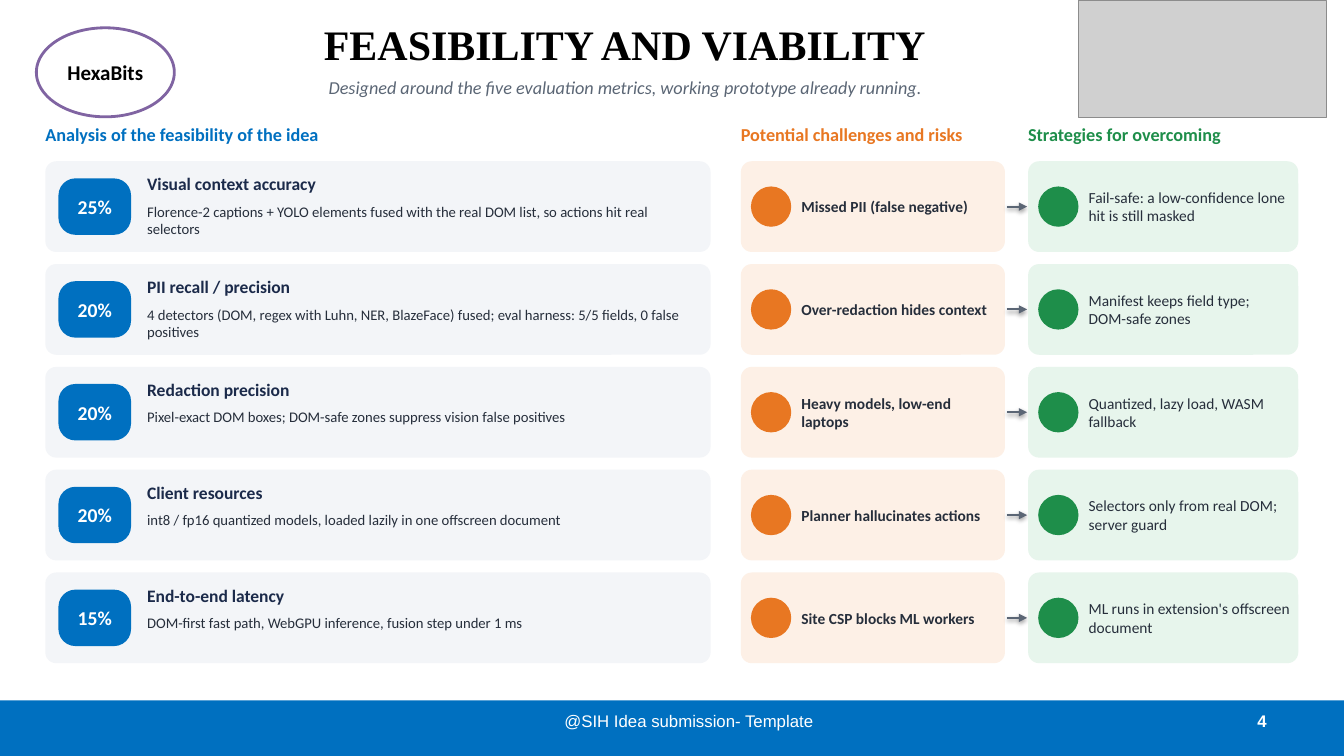
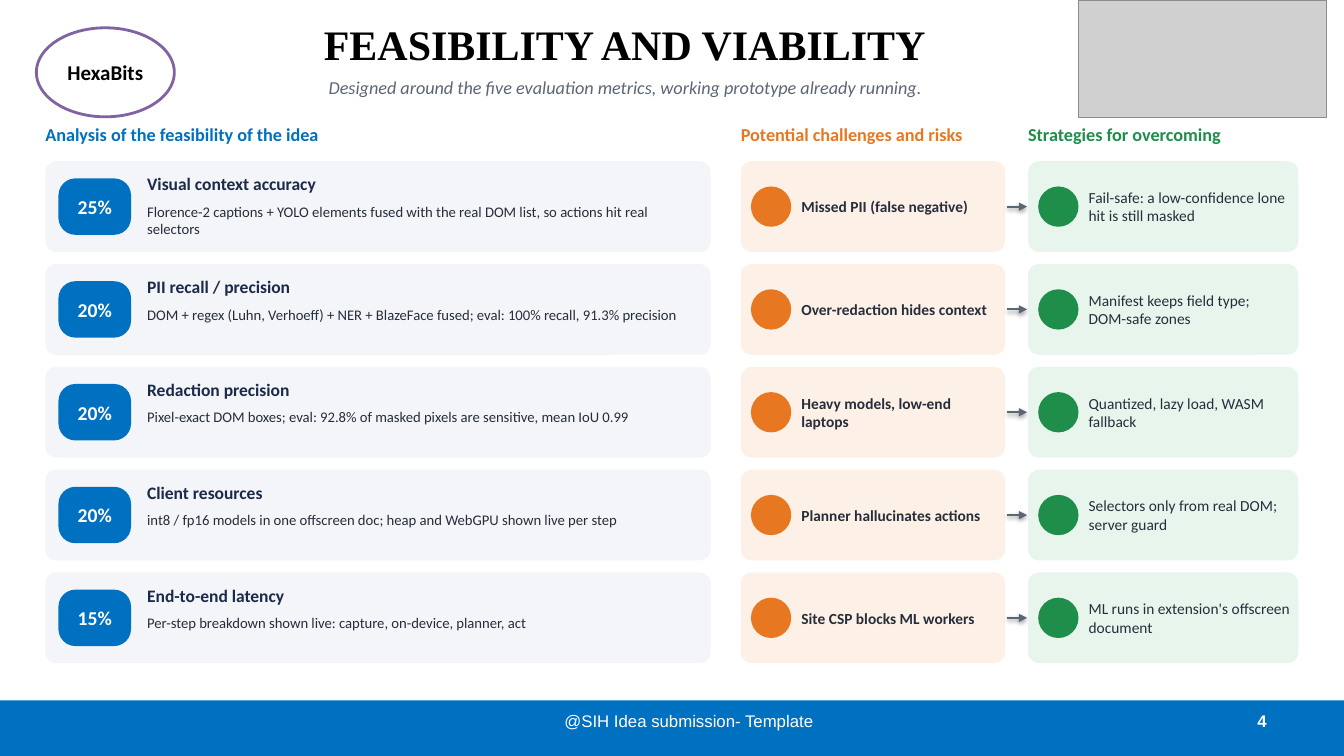
Before and after one commit to SanskaarUndale21/SIH26171, a slide deck: slide 4 of SIH2026-IDEA-Presentation-HexaBits.pptx. Drawn at 1344x756 pixels with LibreOffice and Linux fonts; fonts in the diff are those of the drawing; grey boxes stand for pictures; background and template pictures are left out. Boxes give left, top, right and bottom in pixels: in the first picture for what was removed or moved away, otherwise in the second. Text is boxed around its words. In the diff, an @@ line names an element or a change of style, - is before the commit and + after.

```diff
--- a/SIH2026-IDEA-Presentation-HexaBits.pptx
+++ b/SIH2026-IDEA-Presentation-HexaBits.pptx
@@ text at box(147, 309, 677, 323): text changed @@
-4 detectors (DOM, regex with Luhn, NER, BlazeFace) fused; eval harness: 5/5 fields, 0 false positives
+DOM + regex (Luhn, Verhoeff) + NER + BlazeFace fused; eval: 100% recall, 91.3% precision
@@ text at box(147, 411, 628, 425): text changed @@
-Pixel-exact DOM boxes; DOM-safe zones suppress vision false positives
+Pixel-exact DOM boxes; eval: 92.8% of masked pixels are sensitive, mean IoU 0.99
@@ text at box(147, 514, 617, 528): text changed @@
-int8 / fp16 quantized models, loaded lazily in one offscreen document
+int8 / fp16 models in one offscreen doc; heap and WebGPU shown live per step
@@ text at box(147, 617, 526, 631): text changed @@
-DOM-first fast path, WebGPU inference, fusion step under 1 ms
+Per-step breakdown shown live: capture, on-device, planner, act
```
Also in this commit, not shown: 1 other slide changed, 6 other files.
